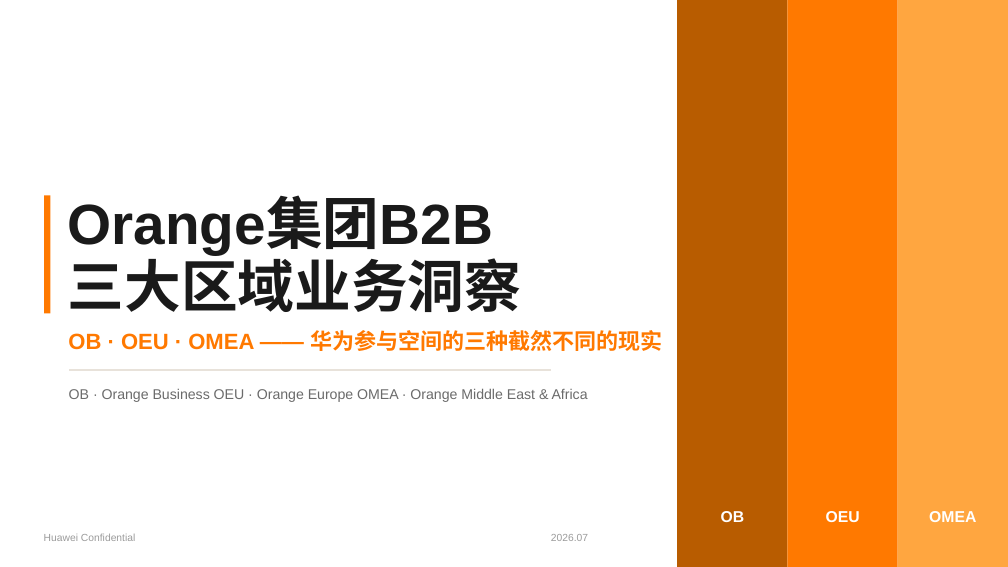
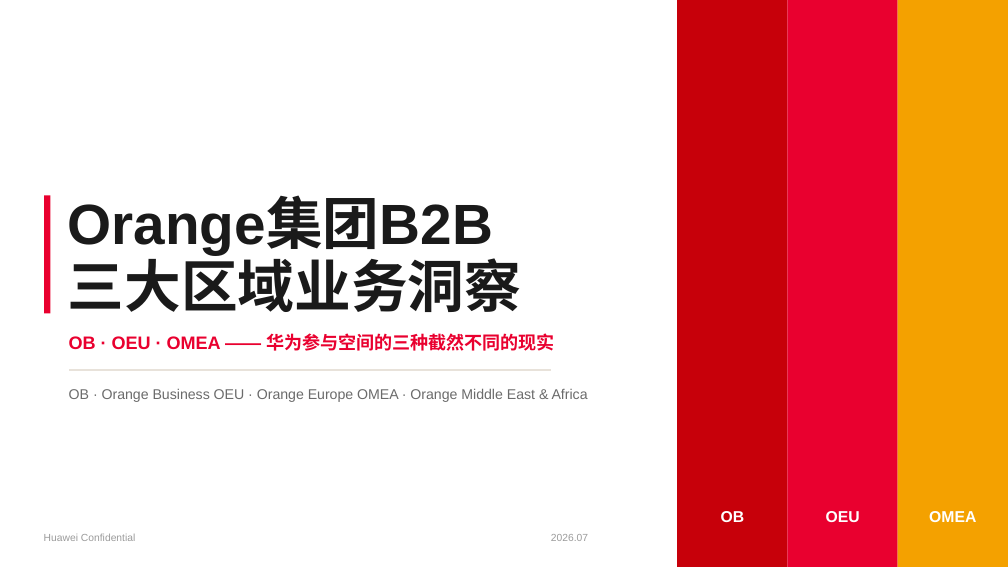
Before and after one commit to Chaoding1215/Claude, a slide deck: slide 1 of reference/Orange Business 三大区域B2B业务洞察 20260703.pptx. Drawn at 1008x567 pixels with LibreOffice and Linux fonts; fonts in the diff are those of the drawing. Boxes give left, top, right and bottom in pixels: in the first picture for what was removed or moved away, otherwise in the second. Text is boxed around its words. In the diff, an @@ line names an element or a change of style, - is before the commit and + after.

```diff
--- a/reference/Orange Business 三大区域B2B业务洞察 20260703.pptx
+++ b/reference/Orange Business 三大区域B2B业务洞察 20260703.pptx
@@ rectangle at bbox=[678, 0, 788, 567]: fill #B85C00 to #C7000A @@
@@ rectangle at bbox=[788, 0, 898, 567]: fill #FF7900 to #E9002F @@
@@ rectangle at bbox=[898, 0, 1008, 567]: fill #FFA640 to #F4A100 @@
@@ rectangle at bbox=[44, 195, 50, 313]: fill #FF7900 to #E9002F @@
@@ text "OB · OEU · OMEA ..." at bbox=[69, 333, 554, 351]: size 21 to 17.2 pt, text colour #FF7900 to #E9002F @@
```
Also in this commit, not shown: 15 other slides changed, 30 other files.
